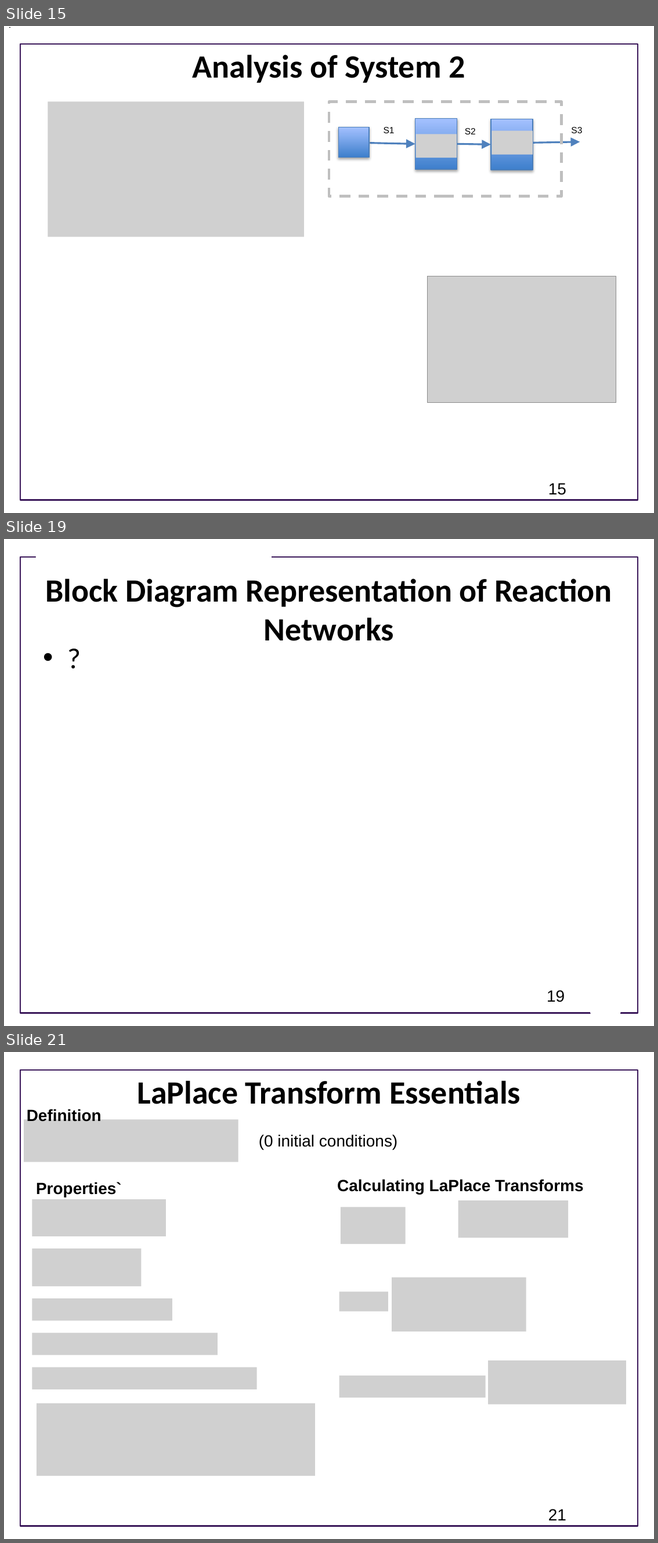
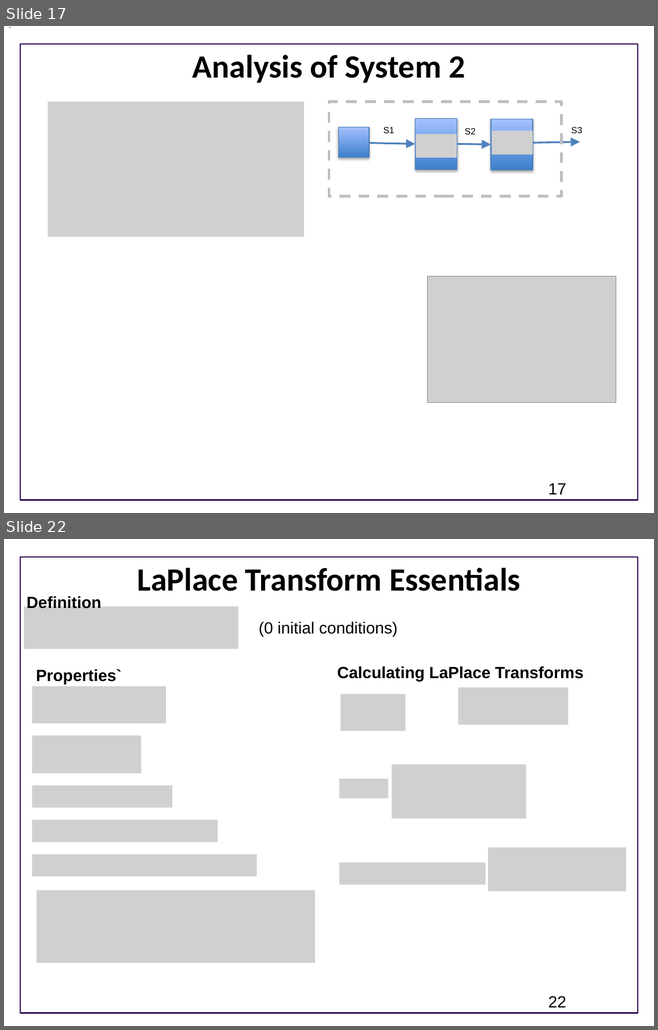
Before and after one commit to joseph-hellerstein/advanced-controls-lectures, a slide deck: Lecture_8-Analysis-Using-Block-Diagrams/Analysis-Using-Block-Diagrams.pptx. Shown one above the other, each under a label of ours: slides 15, 19 and 21 before the commit, slides 17 and 22 after it; the slides between them are not shown. The pictures are 658x1543 and 658x1030 pixels, drawn with LibreOffice and Linux fonts; fonts in the diff are those of the drawing; grey boxes stand for pictures; background and template pictures are left out. Boxes give left, top, right and bottom in pixels: in the first picture for what was removed or moved away, otherwise in the second. Text is boxed around its words. In the diff, an @@ line names an element or a change of style, - is before the commit and + after.

```diff
--- a/Lecture_8-Analysis-Using-Block-Diagrams/Analysis-Using-Block-Diagrams.pptx
+++ b/Lecture_8-Analysis-Using-Block-Diagrams/Analysis-Using-Block-Diagrams.pptx
@@ slide 19 removed at box(4, 539, 654, 1026), background #FFFFFF; not listed: 1 template element that a slide beside it also shows @@
@@ rectangle removed at box(36, 550, 271, 566) @@
@@ title removed at box(45, 578, 612, 641) @@
-Block Diagram Representation of Reaction Networks
@@ text removed at box(36, 636, 621, 961) @@
-• ?
@@ page number removed at box(546, 990, 564, 1002) @@
-19
@@ trapezoid removed at box(584, 990, 626, 1017) @@
@@ what was slide 15 is now slide 17 @@
@@ page number at box(548, 483, 566, 495): text changed @@
-15
+17
@@ what was slide 21 is now slide 22 @@
@@ page number at box(548, 996, 566, 1008): text changed @@
-21
+22
```
Also in this commit, not shown: 11 slides changed, 2 slides added.
